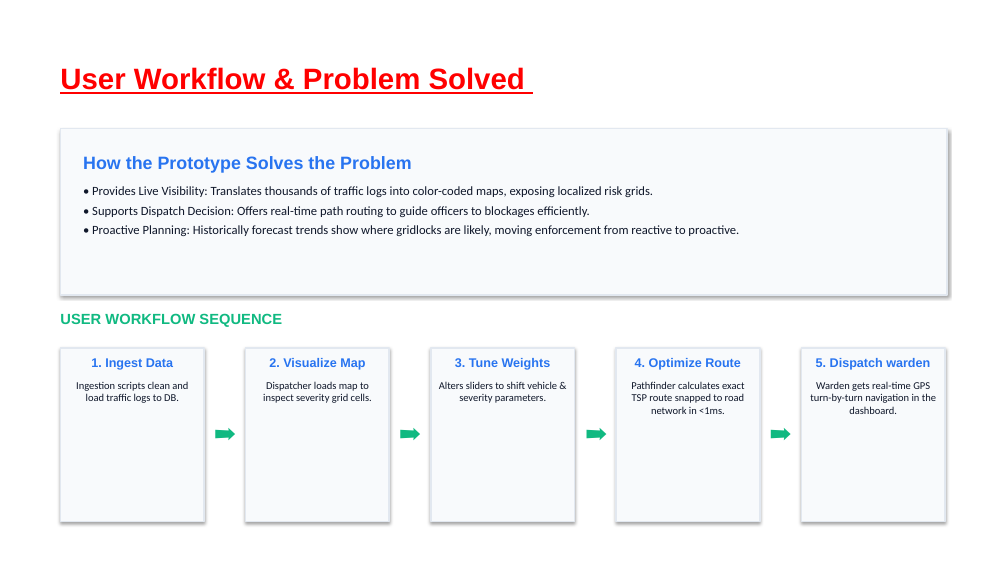
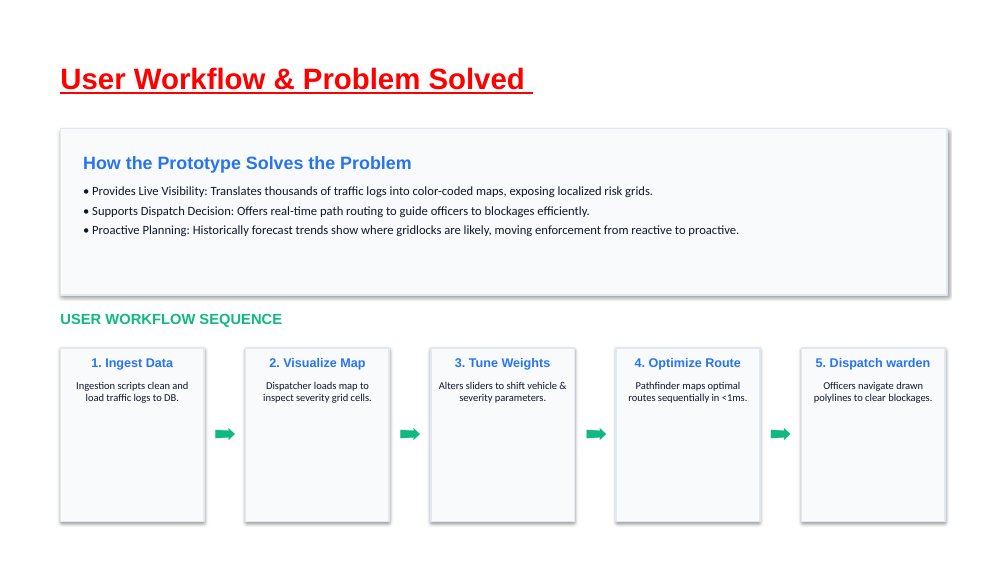
Before and after one commit to sb01022006/ai-parking-congestion-intelligence, a slide deck: slide 9 of Flikart_Grid_Lock_hackathon_Round_2_Confluent.pptx. Drawn at 1008x567 pixels with LibreOffice and Linux fonts; fonts in the diff are those of the drawing; background and template pictures are left out. Boxes give left, top, right and bottom in pixels: in the first picture for what was removed or moved away, otherwise in the second. Text is boxed around its words. In the diff, an @@ line names an element or a change of style, - is before the commit and + after.

```diff
--- a/Flikart_Grid_Lock_hackathon_Round_2_Confluent.pptx
+++ b/Flikart_Grid_Lock_hackathon_Round_2_Confluent.pptx
@@ text at bbox=[628, 381, 748, 403]: text changed @@
-Pathfinder calculates exact TSP route snapped to road network in <1ms.
+Pathfinder maps optimal routes sequentially in <1ms.
@@ text at bbox=[814, 381, 932, 403]: text changed @@
-Warden gets real-time GPS turn-by-turn navigation in the dashboard.
+Officers navigate drawn polylines to clear blockages.
```
Also in this commit, not shown: 6 other slides changed.
